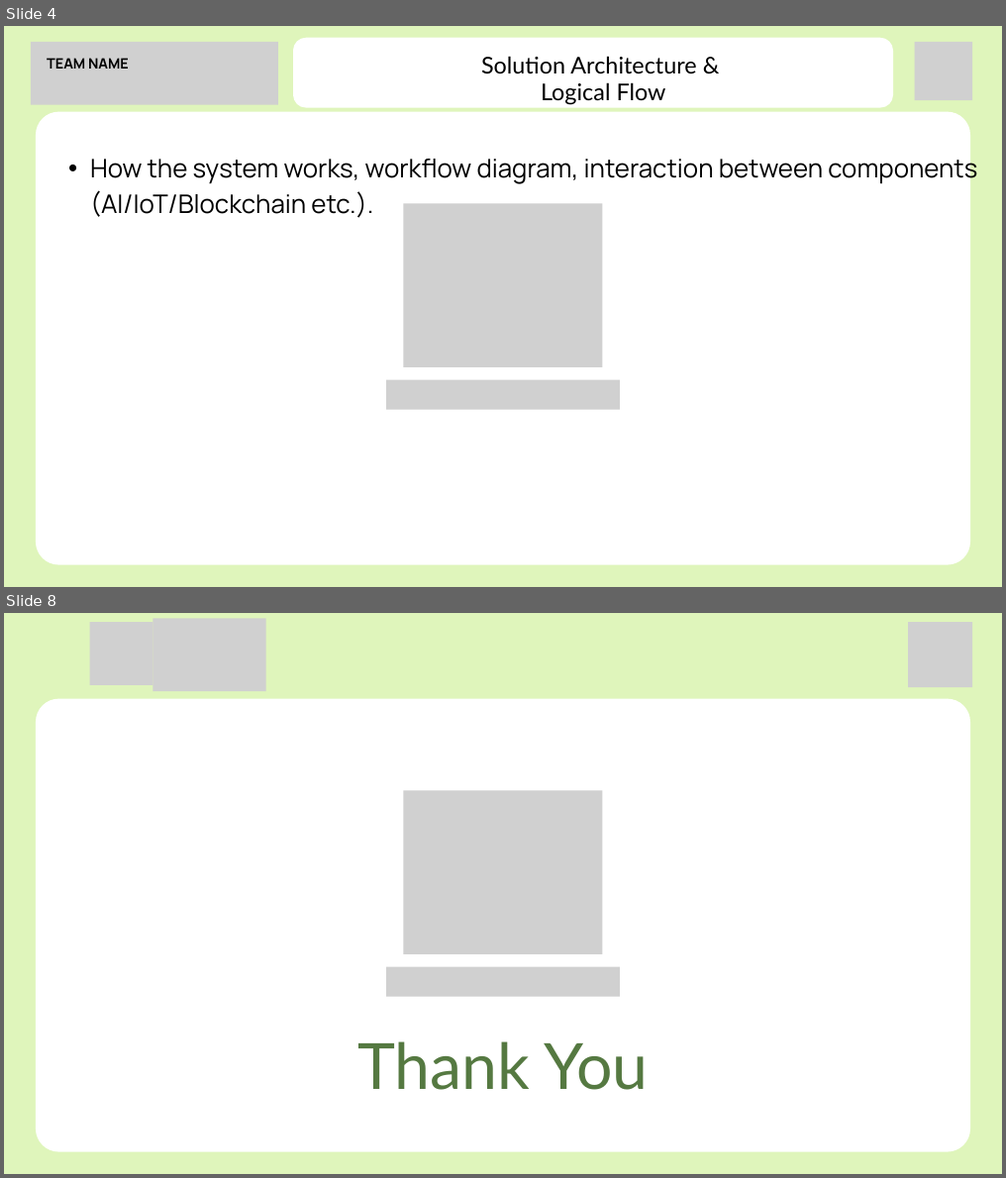
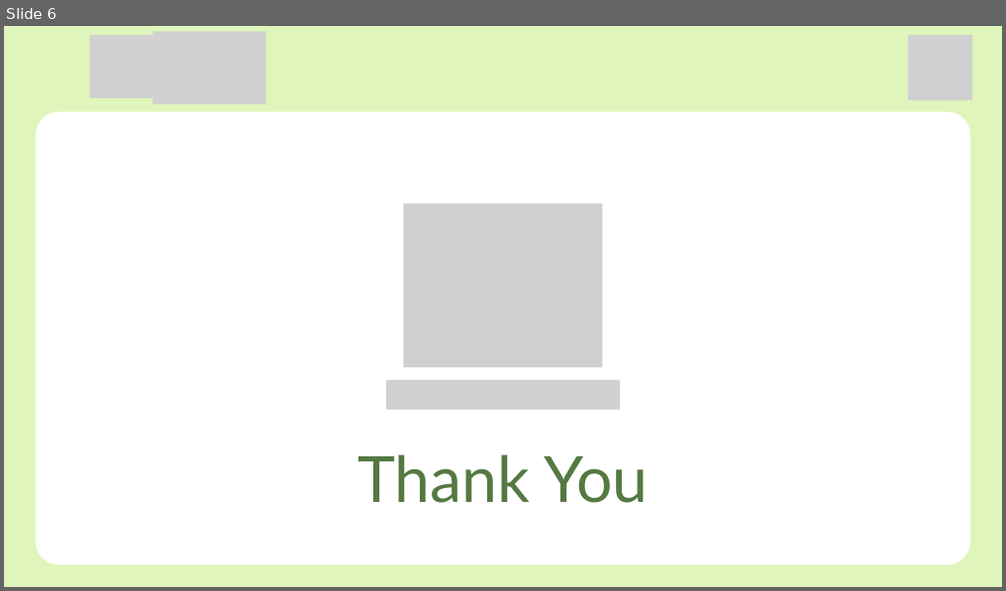
Before and after one commit to NikitaBhushanwar/SankalpBharat_2k26, a slide deck: public/PPT sankalp.pptx. Shown one above the other, each under a label of ours: slides 4 and 8 before the commit, slide 6 after it; the slides between them are not shown. The pictures are 1006x1178 and 1006x591 pixels, drawn with LibreOffice and Linux fonts; fonts in the diff are those of the drawing; grey boxes stand for pictures. Boxes give left, top, right and bottom in pixels: in the first picture for what was removed or moved away, otherwise in the second. Text is boxed around its words. In the diff, an @@ line names an element or a change of style, - is before the commit and + after.

```diff
--- a/public/PPT sankalp.pptx
+++ b/public/PPT sankalp.pptx
@@ slide 4 removed at <box>4,26,1002,587</box>, background #DFF5BB @@
@@ picture removed at <box>915,42,972,100</box> @@
@@ group removed at <box>31,38,893,108</box>: 2 texts, 1 picture, 1 freeform shape @@
-TEAM NAME
-Solution Architecture &
-Logical Flow
@@ freeform shape removed at <box>36,112,970,566</box> @@
@@ text removed at <box>90,154,977,218</box> @@
-  • How the system works, workflow diagram, interaction between components (AI/IoT/Blockchain etc.).
@@ picture removed at <box>404,203,603,368</box> @@
@@ picture removed at <box>386,380,620,410</box> @@
@@ what was slide 8 is now slide 6 @@
```
Also in this commit, not shown: 4 slides changed, 1 slide added, 2 other slides removed, 10 other files.
